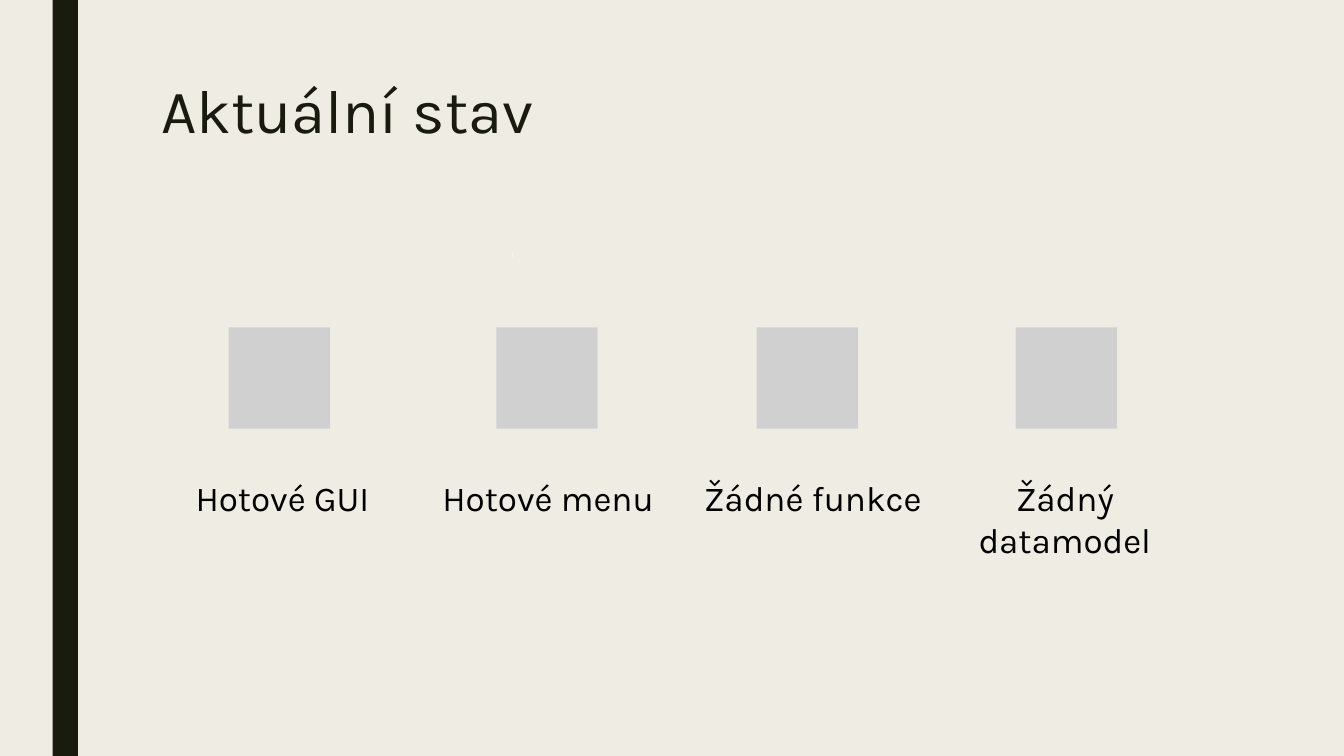
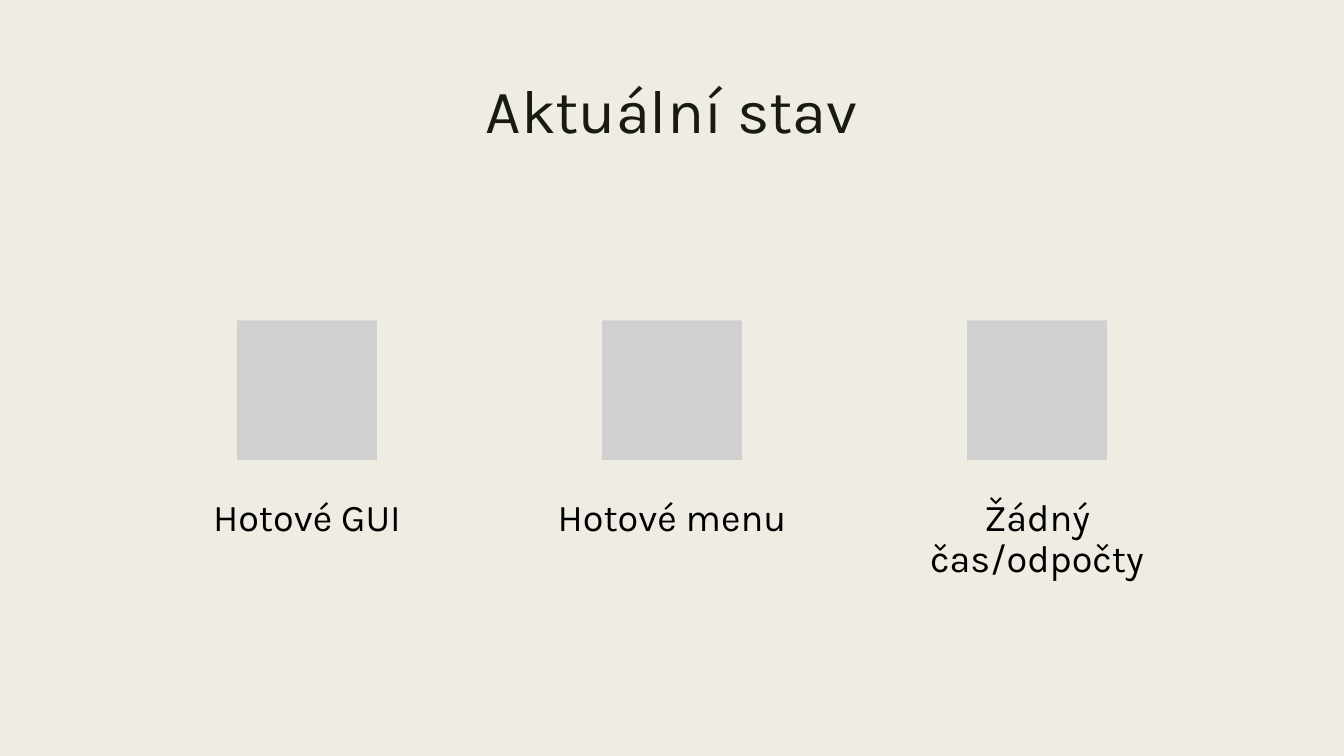
Before and after one commit to OpecenaPalacinka/UUR, a slide deck: slide 3 of Casomira/Prezentace_2.pptx. Drawn at 1344x756 pixels with LibreOffice and Linux fonts; fonts in the diff are those of the drawing; grey boxes stand for pictures. Boxes give left, top, right and bottom in pixels: in the first picture for what was removed or moved away, otherwise in the second. Text is boxed around its words. In the diff, an @@ line names an element or a change of style, - is before the commit and + after.

```diff
--- a/Casomira/Prezentace_2.pptx
+++ b/Casomira/Prezentace_2.pptx
@@ rectangle added at (x1=0, y1=0, x2=1344, y2=756), fill #EFEDE3 @@
@@ title "Aktuální stav" moved from (x1=161, y1=86, x2=533, y2=134) to (x1=486, y1=86, x2=857, y2=134) @@
@@ title "Aktuální stav" at (x1=486, y1=86, x2=857, y2=134): alignment left to centre @@
@@ picture added at (x1=237, y1=321, x2=377, y2=461) @@
@@ picture removed at (x1=496, y1=328, x2=598, y2=430) @@
@@ picture resized from (x1=229, y1=328, x2=331, y2=430) to (x1=602, y1=321, x2=742, y2=461) @@
@@ picture resized from (x1=757, y1=328, x2=859, y2=430) to (x1=967, y1=321, x2=1107, y2=461) @@
@@ picture removed at (x1=1016, y1=328, x2=1118, y2=430) @@
@@ text "Hotové GUI" moved from (x1=196, y1=484, x2=369, y2=512) to (x1=213, y1=502, x2=401, y2=532) @@
@@ text "Hotové GUI" at (x1=213, y1=502, x2=401, y2=532): size 25 to 27 pt; line spacing 1 to 0.9 @@
@@ text "Hotové menu" at (x1=558, y1=502, x2=786, y2=532): size 25 to 27 pt; line spacing 1 to 0.9 @@
@@ text "Hotové menu" moved from (x1=442, y1=484, x2=654, y2=512) to (x1=558, y1=502, x2=786, y2=532) @@
@@ text removed at (x1=704, y1=480, x2=922, y2=512) @@
-Žádné funkce
@@ text at (x1=930, y1=497, x2=1144, y2=582): text changed; size 25 to 27 pt @@
-Žádný datamodel
+Žádný čas/odpočty
```
Also in this commit, not shown: 3 other slides changed.
